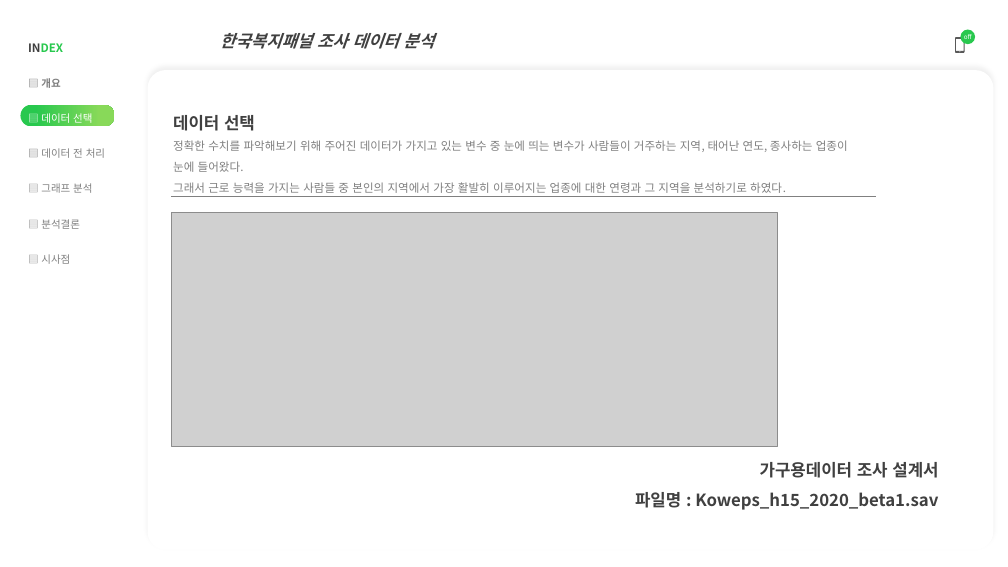
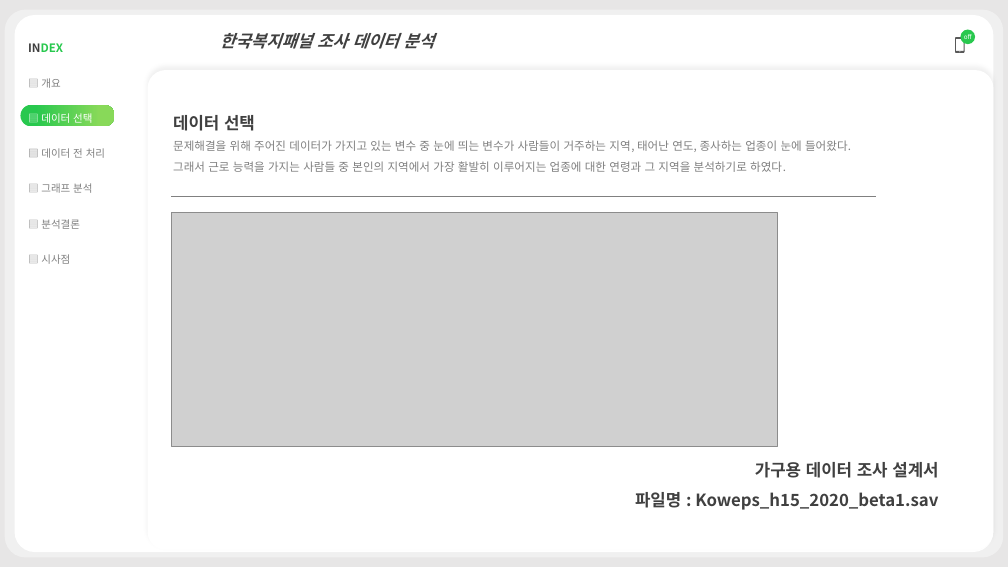
Before and after one commit to ktb5891/Bigdata_lecture, a slide deck: slide 3 of 개인프로젝트/복지패널 데이터 분석.pptx. Drawn at 1008x567 pixels with LibreOffice and Linux fonts; fonts in the diff are those of the drawing; grey boxes stand for pictures. Boxes give left, top, right and bottom in pixels: in the first picture for what was removed or moved away, otherwise in the second. Text is boxed around its words. In the diff, an @@ line names an element or a change of style, - is before the commit and + after.

```diff
--- a/개인프로젝트/복지패널 데이터 분석.pptx
+++ b/개인프로젝트/복지패널 데이터 분석.pptx
@@ background #FFFFFF to #E7E6E6 @@
@@ table at (x1=20, y1=26, x2=141, y2=343) @@
@@ bold off in "▤ 개요" @@
@@ text at (x1=173, y1=140, x2=851, y2=152): text changed @@
-정확한 수치를 파악해보기 위해 주어진 데이터가 가지고 있는 변수 중 눈에 띄는 변수가 사람들이 거주하는 지역, 태어난 연도, 종사하는 업종이 눈에 들어왔다.
+문제해결을 위해 주어진 데이터가 가지고 있는 변수 중 눈에 띄는 변수가 사람들이 거주하는 지역, 태어난 연도, 종사하는 업종이 눈에 들어왔다.
@@ text at (x1=755, y1=462, x2=938, y2=478): spaces changed @@
-가구용데이터 조사 설계서
+가구용 데이터 조사 설계서
```
Also in this commit, not shown: 4 other slides changed, 10 slides added, 1 other file.
